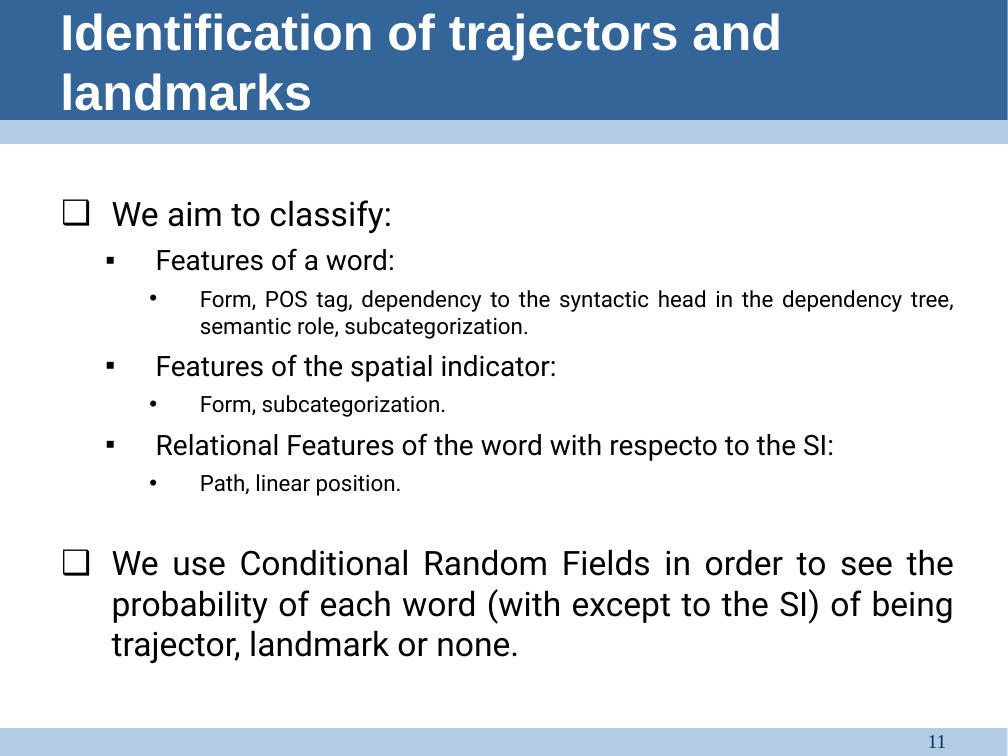
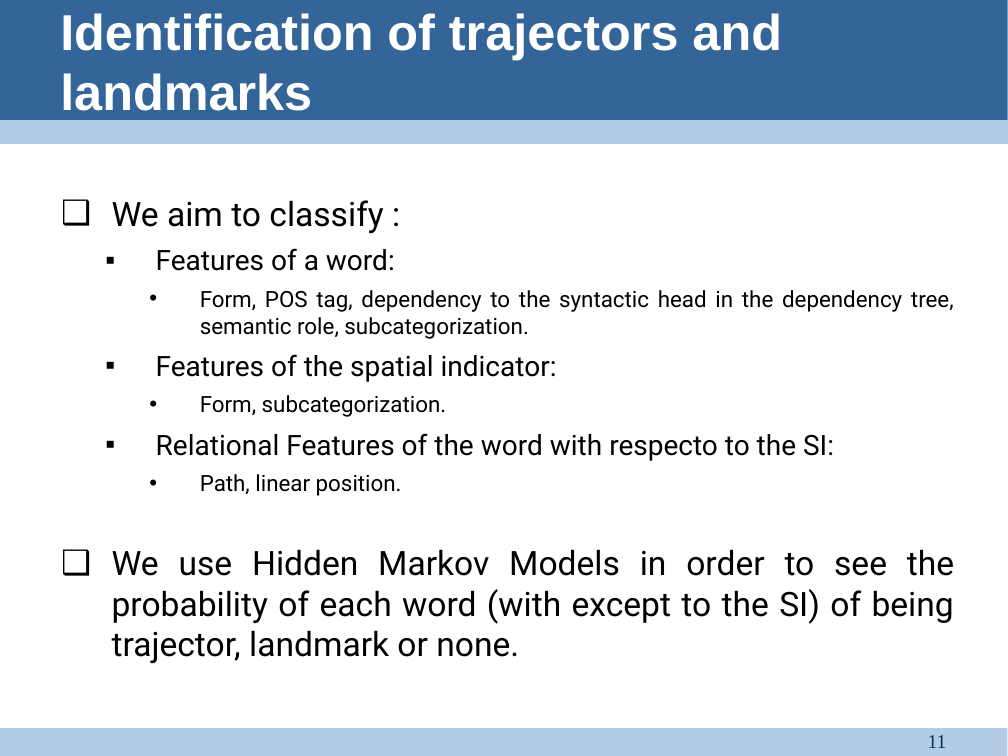
Before and after one commit to vponcelo/pln-pmt-pract, a slide deck: slide 11 of SpatialRoleLabeling/doc/Group presentation.pptx. Drawn at 1008x756 pixels with LibreOffice and Linux fonts; fonts in the diff are those of the drawing. Boxes give left, top, right and bottom in pixels: in the first picture for what was removed or moved away, otherwise in the second. Text is boxed around its words. In the diff, an @@ line names an element or a change of style, - is before the commit and + after.

```diff
--- a/SpatialRoleLabeling/doc/Group presentation.pptx
+++ b/SpatialRoleLabeling/doc/Group presentation.pptx
@@ text at (112,200,383,233): spaces changed @@
-❑ We aim to classify:
+❑ We aim to classify :
@@ text at (112,549,954,663): text changed @@
-❑ We use Conditional Random Fields in order to see the probability of each word (with except to the SI) of being trajector, landmark or none.
+❑ We use Hidden Markov Models in order to see the probability of each word (with except to the SI) of being trajector, landmark or none.
```
Also in this commit, not shown: 3 other slides changed, 2 slides added, 24 other files.
